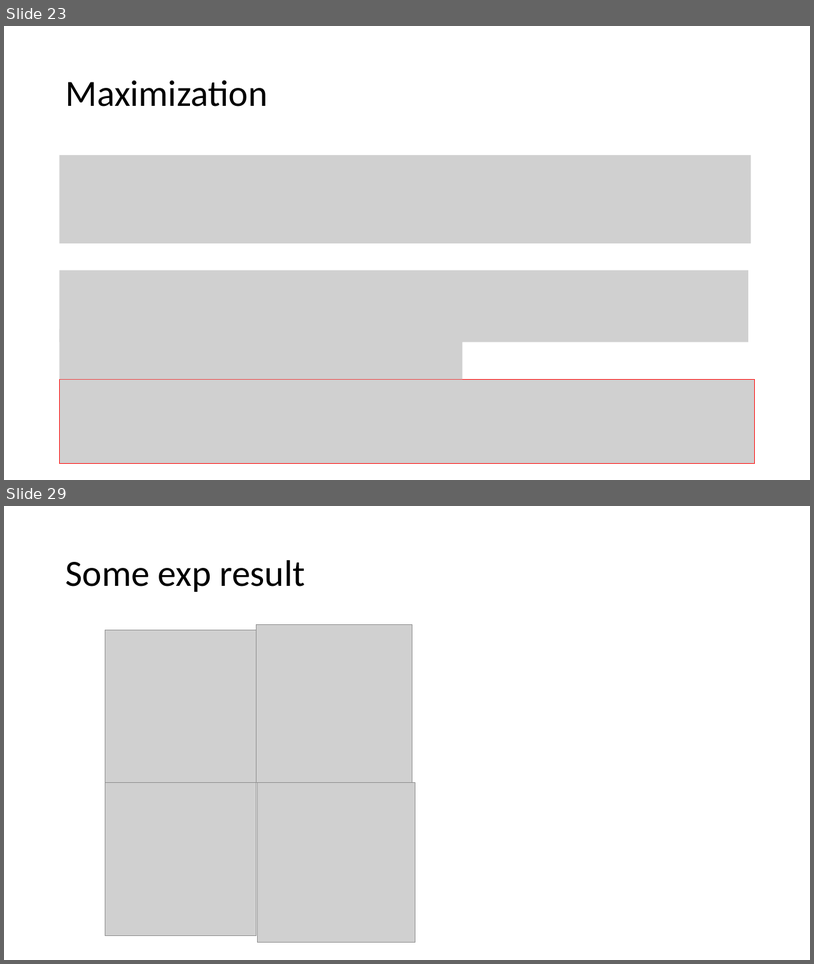
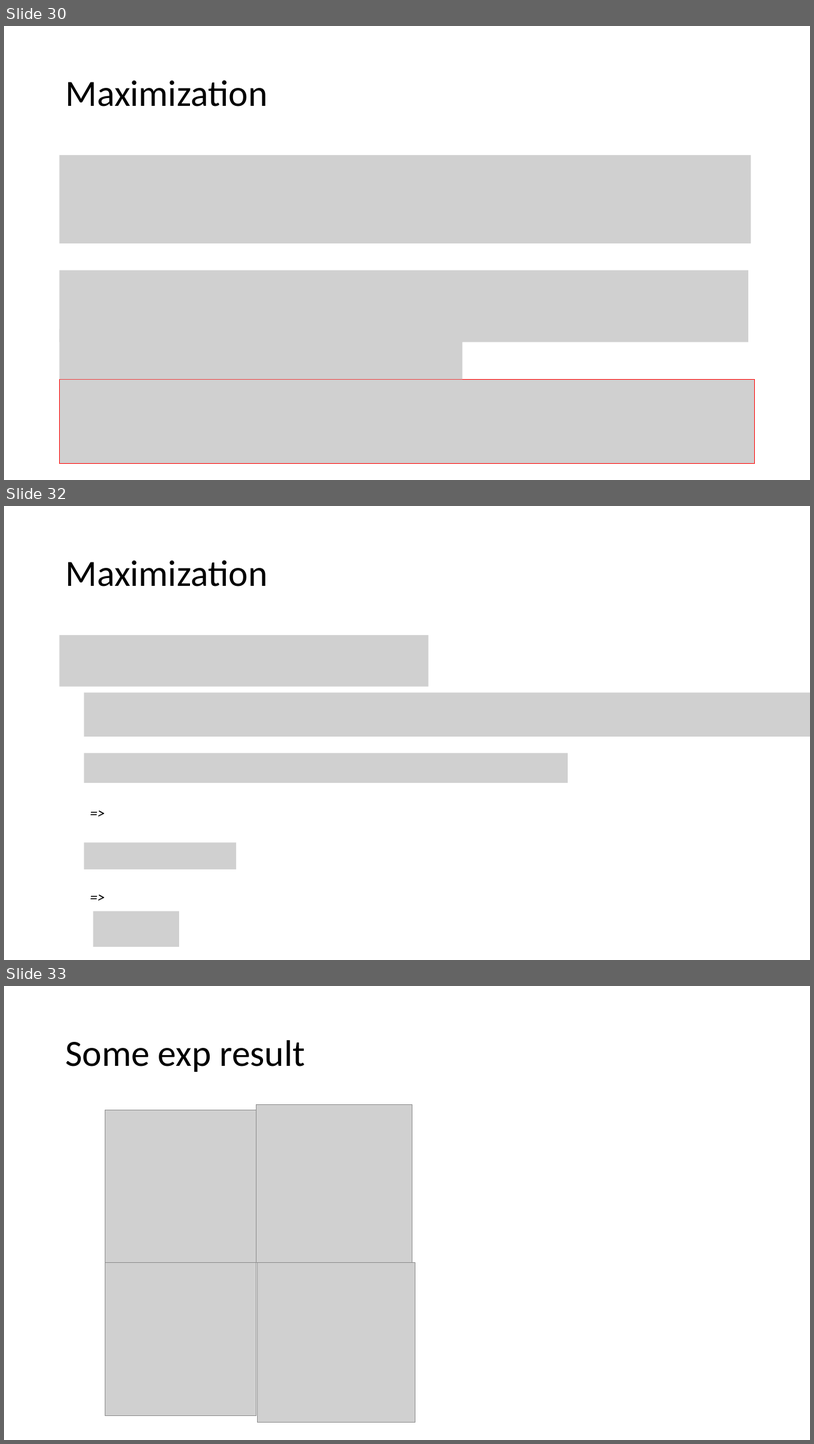
Before and after one commit to sabid-cryoem/sabid-cryoem.github.io, a slide deck: assets/slides/Directly reconstructing principal components of 3D protein structure density map from 2D cryo-EM projection images by 2SDR method.pptx. Shown one above the other, each under a label of ours: slides 23 and 29 before the commit, slides 30, 32 and 33 after it; the slides between them are not shown. The pictures are 814x964 and 814x1444 pixels, drawn with LibreOffice and Linux fonts; fonts in the diff are those of the drawing; grey boxes stand for pictures. Boxes give left, top, right and bottom in pixels: in the first picture for what was removed or moved away, otherwise in the second. Text is boxed around its words. In the diff, an @@ line names an element or a change of style, - is before the commit and + after.

```diff
--- a/assets/slides/Directly reconstructing principal components of 3D protein structure density map from 2D cryo-EM projection images by 2SDR method.pptx
+++ b/assets/slides/Directly reconstructing principal components of 3D protein structure density map from 2D cryo-EM projection images by 2SDR method.pptx
@@ slide 32 added at (4,506,810,960), background #FFFFFF @@
@@ title added at (65,560,267,586), 44 pt, text #000000 @@
+Maximization
@@ picture added at (60,635,429,686) @@
@@ picture added at (84,693,810,736) @@
@@ picture added at (84,753,568,783) @@
@@ text added at (84,800,111,824), 18 pt, text #000000, italic @@
+=>
@@ picture added at (84,843,236,869) @@
@@ text added at (84,884,111,908), 18 pt, text #000000, italic @@
+=>
@@ picture added at (93,911,179,946) @@
@@ what was slide 23 is now slide 30 @@
@@ what was slide 29 is now slide 33 @@
```
Also in this commit, not shown: 11 slides changed, 9 other slides added, 6 slides removed, 1 other file.
